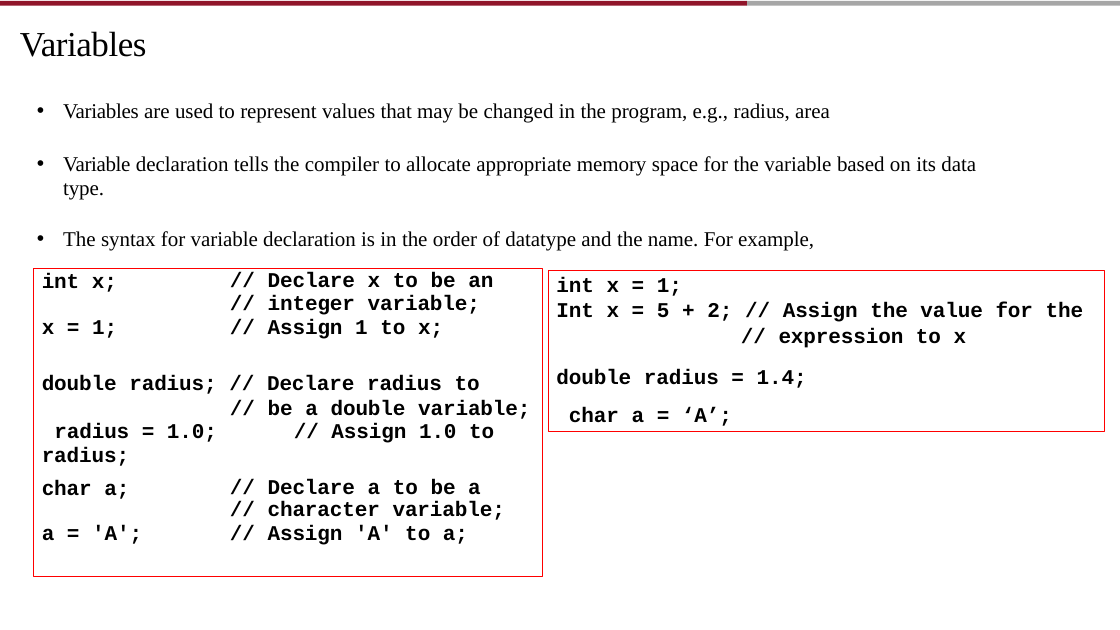
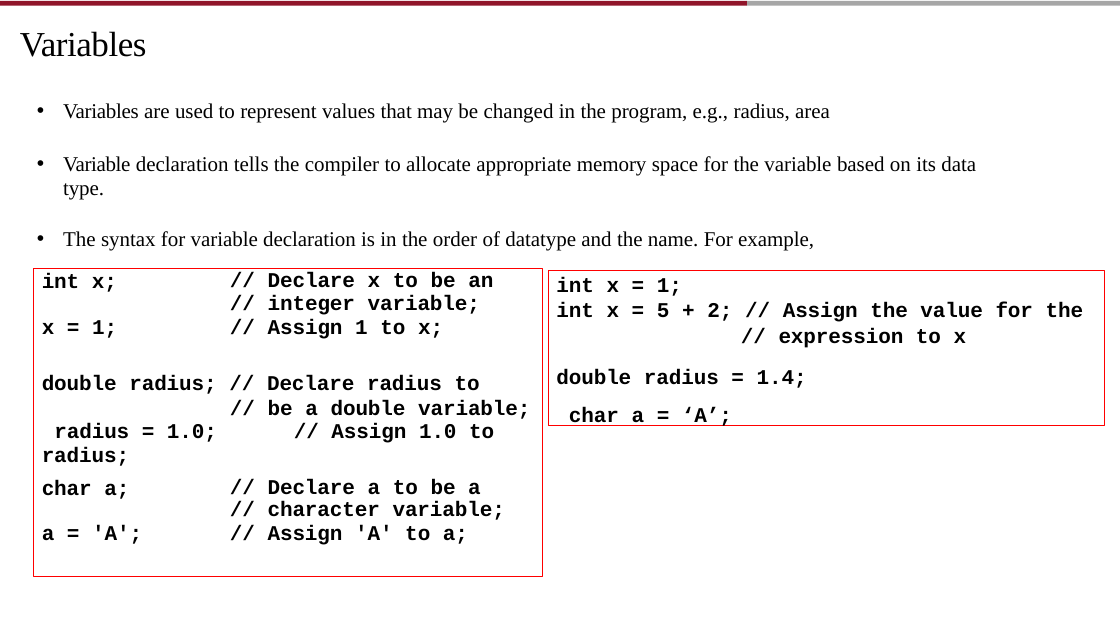
Before and after one commit to AughdonBreslin/CS501IntroToJava, a slide deck: slide 13 of Lectures/2_Elementary_Programming.pptx (slide 11 before the commit). Drawn at 1120x630 pixels with LibreOffice and Linux fonts; fonts in the diff are those of the drawing; background and template pictures are left out. Boxes give left, top, right and bottom in pixels: in the first picture for what was removed or moved away, otherwise in the second. Text is boxed around its words. In the diff, an @@ line names an element or a change of style, - is before the commit and + after.

```diff
--- a/Lectures/2_Elementary_Programming.pptx
+++ b/Lectures/2_Elementary_Programming.pptx
@@ rectangle "int x = 1;": place and size @@
-rectangle "int x = 1;" at <box>548,271,1104,432</box>
+rectangle "int x = 1;" at <box>548,271,1104,425</box>
@@ text in rectangle at <box>556,302,1084,322</box>: text changed @@
-Int x = 5 + 2; // Assign the value for the
+int x = 5 + 2; // Assign the value for the
```
Also in this commit, not shown: 21 other slides changed, 7 slides added, 2 slides removed, 6 other files.
